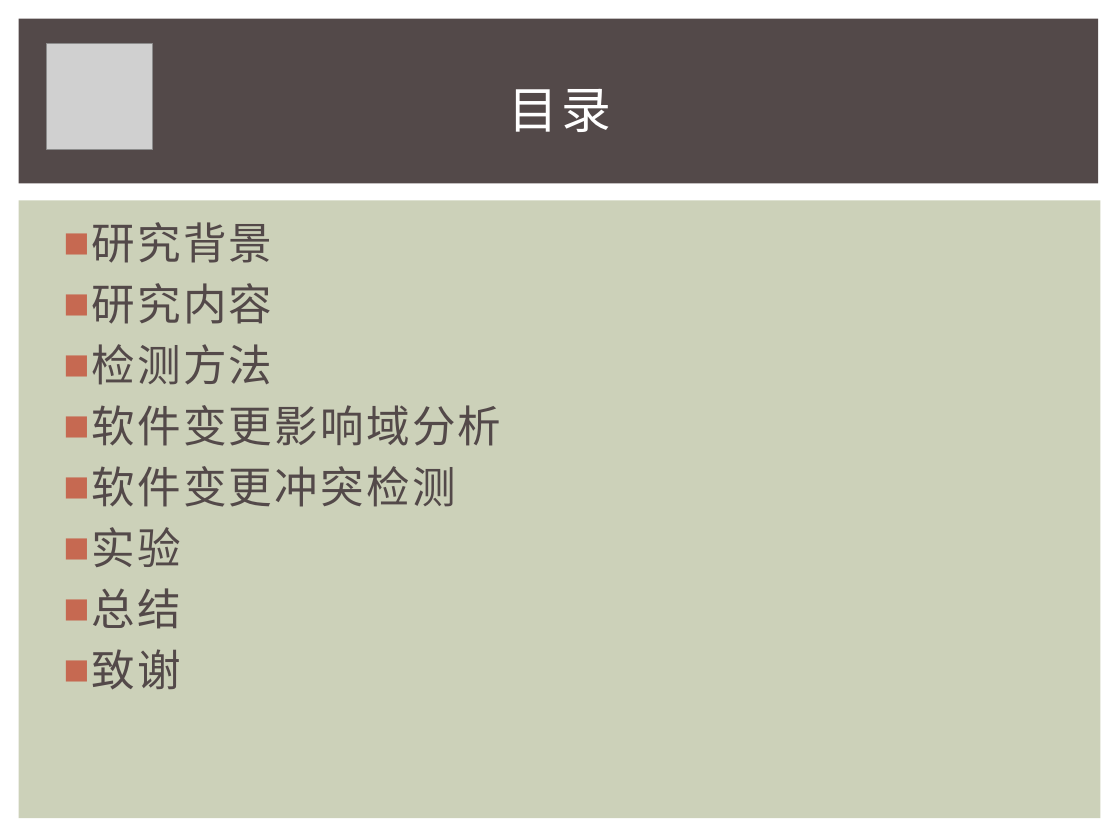
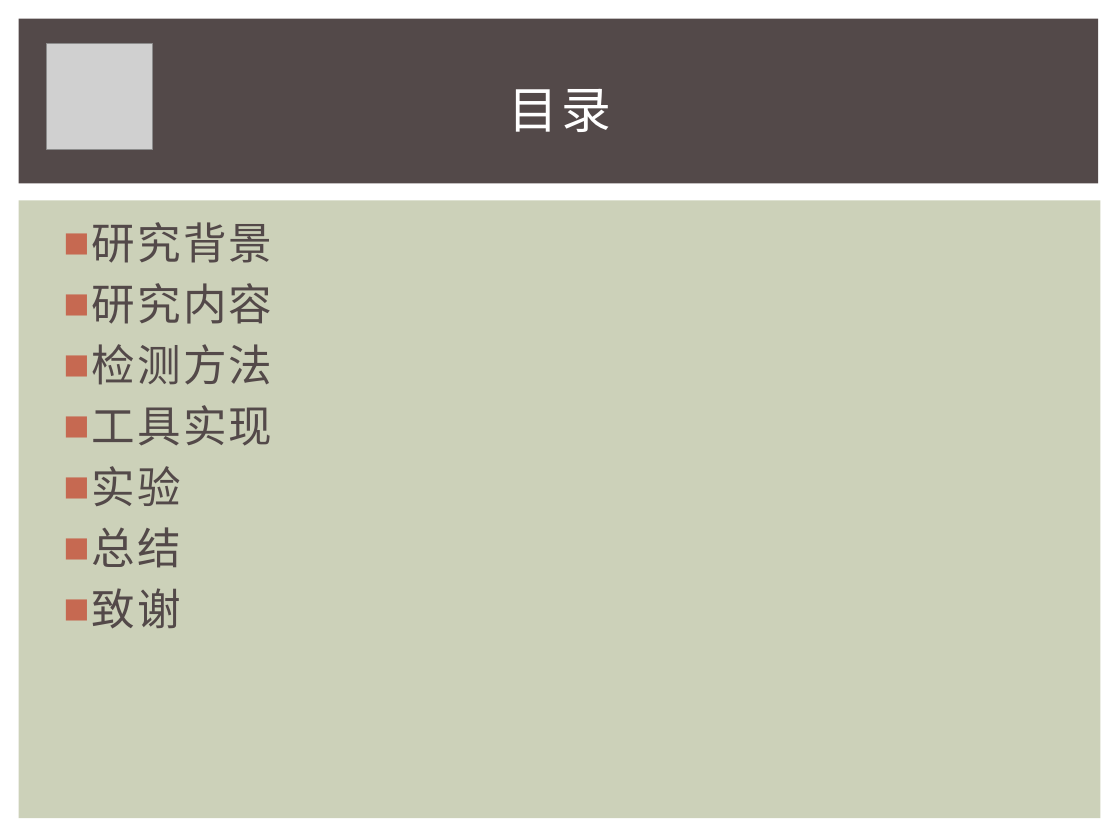
Before and after one commit to iewrer/mythesis, a slide deck: slide 2 of 答辩PPT.pptx. Drawn at 1120x840 pixels with LibreOffice and Linux fonts; fonts in the diff are those of the drawing; grey boxes stand for pictures. Boxes give left, top, right and bottom in pixels: in the first picture for what was removed or moved away, otherwise in the second. Text is boxed around its words. In the diff, an @@ line names an element or a change of style, - is before the commit and + after.

```diff
--- a/答辩PPT.pptx
+++ b/答辩PPT.pptx
@@ text at (x1=91, y1=405, x2=272, y2=446): text changed @@
-■ 软件变更影响域分析
-■ 软件变更冲突检测
+■ 工具实现
```
Also in this commit, not shown: 4 other slides changed, 4 slides removed, 2 other files.
